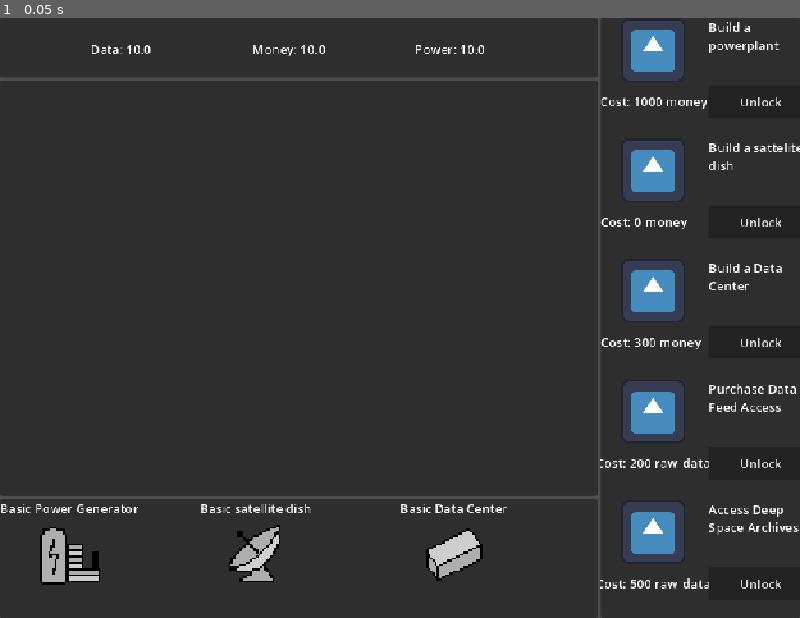
Above: before the commit, frame 1.
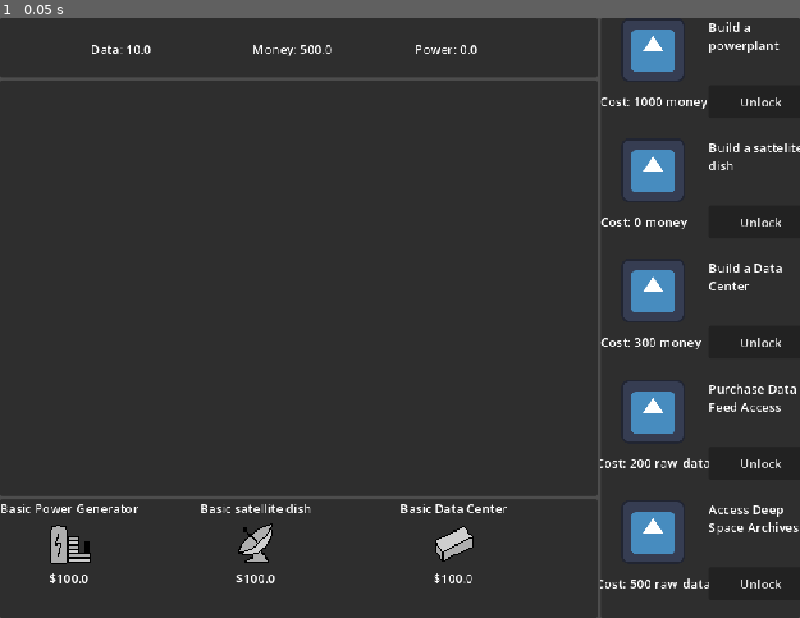
Above: after the commit, the same moment.

Repository: 23edsa/LDJAM_59
Game: Godot game, scene res://Scenes/Main.tscn
The game is run twice, just before and just after one commit, with the same random seed, the same clock (stepped at 60 frames per second) and the same inputs. The engine's default icon, where the game draws it, is replaced by a stand-in: a white triangle on a blue panel in a dark square.
Inputs:
- Up to frame 1 (0.05 s): no input

The runs differ from the first frame. In frame 1, 1.3% of the frame differs, in the area x 5-61%, y 4-95%.

Commit message:
Added the buildings cost

Diff:
--- a/Scenes/Building_card.tscn
+++ b/Scenes/Building_card.tscn
@@ -28,3 +28,8 @@
 texture = ExtResource("1_lk0rr")
 expand_mode = 1
 stretch_mode = 5
+
+[node name="Label" type="Label" parent="VBoxContainer" unique_id=913589968]
+layout_mode = 2
+text = "$"
+horizontal_alignment = 1
--- a/Scripts/Generators/Building_data.gd
+++ b/Scripts/Generators/Building_data.gd
@@ -7,3 +7,4 @@
 @export var icon:Texture2D
 @export var building_scene:PackedScene
 @export var initially_unlocked:bool
+@export var building_cost:float = 100
--- a/Scripts/basic_building.gd
+++ b/Scripts/basic_building.gd
@@ -11,7 +11,7 @@
 @export var consumes: Dictionary = {}
 var resource_manager:Node2D
 var is_working:bool = false
-
+var refund_value:float = 0
 
 
 signal resource_transaction_requested(consume_dict:Dictionary, produce_dict:Dictionary)
--- a/Scripts/building_card.gd
+++ b/Scripts/building_card.gd
@@ -1,6 +1,8 @@
 extends Control
 
 @export var my_building_data:BuildingData
+@export var resource_manager:Node2D
+
 
 func _ready():
 	setup(my_building_data)
@@ -11,6 +13,7 @@
 	var temp_building = building.building_scene.instantiate()
 	var building_texture = temp_building.get_node("Sprite2D").texture
 	$VBoxContainer/Building_icon.texture = building_texture
+	$VBoxContainer/Label.text = "$" + str(building.building_cost)
 	temp_building.queue_free()
 
 
@@ -18,9 +21,20 @@
 	if my_building_data == null or my_building_data.building_scene == null:
 		return null
 
+	if resource_manager.resources["money"] < my_building_data.building_cost:
+		print("not enough money to build this")
+		return null
+
+
 	var invis_preview_control = Control.new()
 	set_drag_preview(invis_preview_control)
 	return {"is_new":true,
 		"building_data": my_building_data,
-		"icon": $VBoxContainer/Building_icon.texture
-	}
+		"icon": $VBoxContainer/Building_icon.texture}
+
+func _process(delta):
+	if my_building_data == null or resource_manager == null:
+		return
+	if resource_manager.resources["money"] >= my_building_data.building_cost:
+		modulate = Color(1,1,1,1)
+	else: modulate = Color(0.4,0.4,0.4,1)
--- a/Scripts/level_manager.gd
+++ b/Scripts/level_manager.gd
@@ -50,12 +50,17 @@
 
 	if typeof(data) == TYPE_DICTIONARY and data.has("is_new"):
 		var building_data = data["building_data"] as BuildingData
+		if resource_manager.resources["money"] < building_data.building_cost:
+			ghost_preview.visible = false
+			return
+
+		resource_manager.resources["money"] -= building_data.building_cost
 		var new_building = building_data.building_scene.instantiate()
 
 		if resource_manager != null:
 			new_building.resource_transaction_requested.connect(resource_manager.process_building_transaction)
 			new_building.resource_manager = resource_manager
-
+			new_building.refund_value = building_data.building_cost
 		add_child(new_building)
 		new_building.position = target_grid_pos
 		occupied_cells[target_grid_pos] = new_building
@@ -84,6 +89,9 @@
 
 		if not moving_building_data.is_empty():
 			var building = moving_building_data["node"]
+
+			if resource_manager !=null:
+				resource_manager.resources["money"] += building.refund_value
 
 			building.queue_free()
 			moving_building_data = {}
--- a/Scripts/main_ui.gd
+++ b/Scripts/main_ui.gd
@@ -32,6 +32,7 @@
 		var building_card = building_card_scene.instantiate()
 		buildings_container.add_child(building_card)
 		building_card.setup(building)
+		building_card.resource_manager = resource_manager
 
 func _on_milestone_unlock_requested(milestone:MilestoneData):
 	var resource_type = milestone.resource_type
--- a/Scripts/resource_manager.gd
+++ b/Scripts/resource_manager.gd
@@ -6,8 +6,8 @@
 
 var resources: Dictionary ={
 	"raw_data": 10.0,
-	"money": 10.0,
-	"power": 10.0
+	"money": 500.0,
+	"power": 0.0
 }
 
 func _ready():
